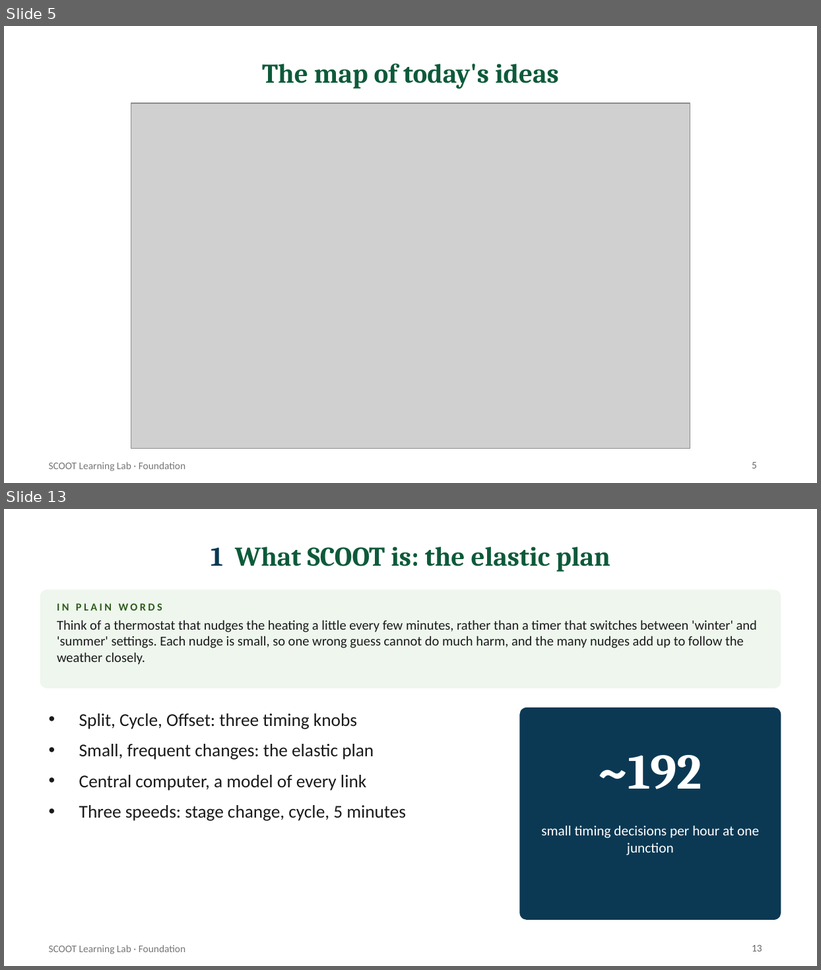
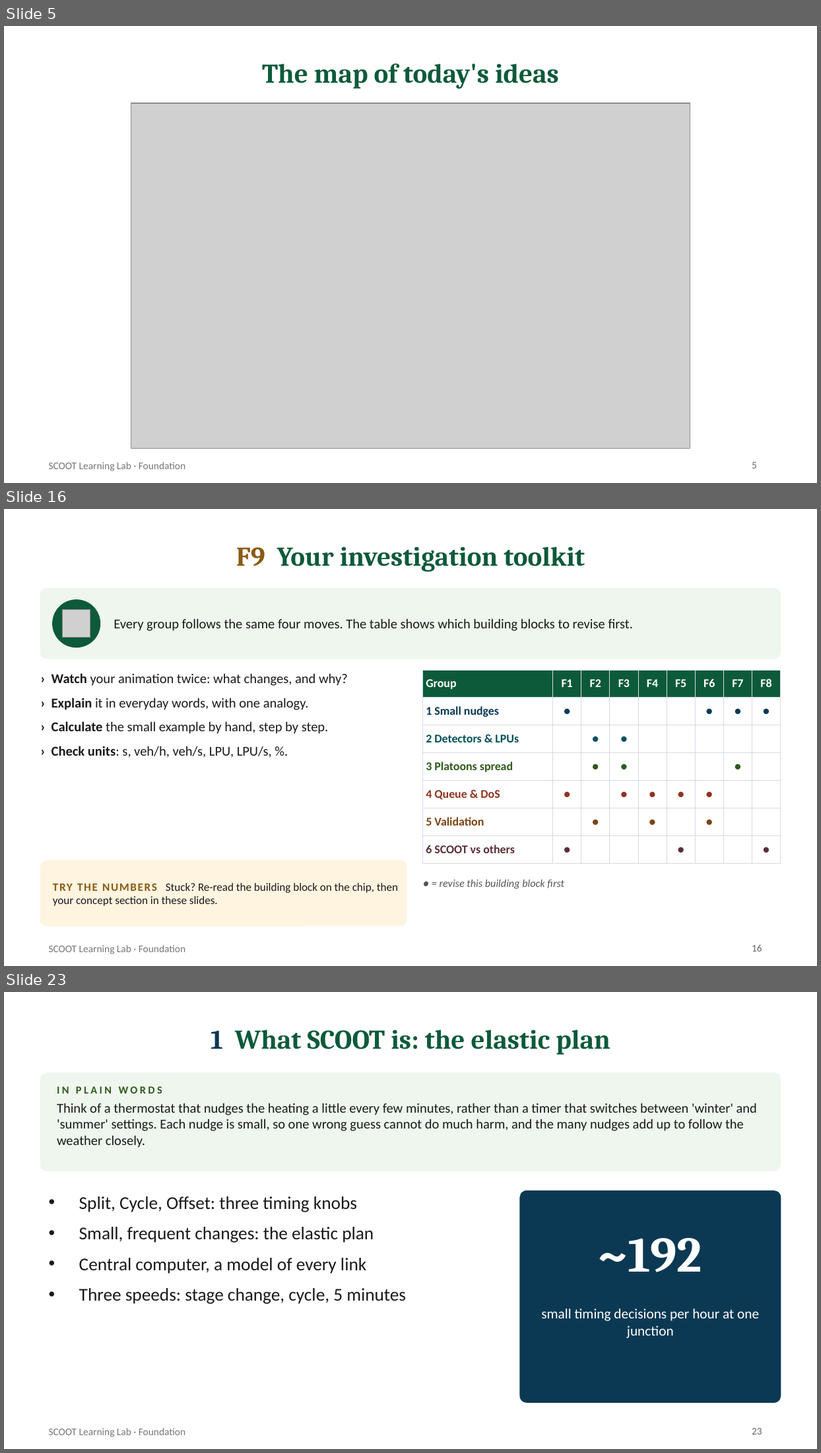
Before and after one commit to smrahmanbd/scoot-learning-lab, a slide deck: docs/materials/SCOOT_Foundation_Presentation.pptx. Shown one above the other, each under a label of ours: slides 5 and 13 before the commit, slides 5, 16 and 23 after it; the slides between them are not shown. The pictures are 821x970 and 821x1453 pixels, drawn with LibreOffice and Linux fonts; fonts in the diff are those of the drawing; grey boxes stand for pictures. Boxes give left, top, right and bottom in pixels: in the first picture for what was removed or moved away, otherwise in the second. Text is boxed around its words. In the diff, an @@ line names an element or a change of style, - is before the commit and + after.

Commit message:
Foundation deck: add nine fundamentals slides (F1-F9) for all groups

```diff
--- a/docs/materials/SCOOT_Foundation_Presentation.pptx
+++ b/docs/materials/SCOOT_Foundation_Presentation.pptx
@@ slide 16 added at [4, 509, 817, 966], background #FFFFFF; not listed: 1 template element that a slide beside it also shows @@
@@ title added at [236, 547, 585, 572], 24 pt, text #0D5A3A, bold @@
+F9 Your investigation toolkit
@@ rounded rectangle added at [40, 589, 781, 659], fill #EEF6EE, outline #EEF6EE 1 pt @@
@@ ellipse added at [53, 600, 100, 647], fill #0D5A3A, outline #0D5A3A 1 pt @@
@@ picture added at [63, 610, 90, 638] @@
@@ text added at [114, 619, 633, 631], 12 pt, text #1A1A1A @@
+Every group follows the same four moves. The table shows which building blocks to revise first.
@@ text added at [52, 673, 348, 758], 12 pt, text #1A1A1A @@
+› Watch your animation twice: what changes, and why?
+› Explain it in everyday words, with one analogy.
+› Calculate the small example by hand, step by step.
+› Check units: s, veh/h, veh/s, LPU, LPU/s, %.
@@ table added at [422, 670, 781, 856], 7 rows, 9 columns @@
+Group | F1 | F2 | F3 | F4 | F5 | F6 | F7 | F8
+1 Small nudges | ● |  |  |  |  | ● | ● | ●
+2 Detectors & LPUs |  | ● | ● |  |  |  |  | 
+3 Platoons spread |  | ● | ● |  |  |  | ● | 
+4 Queue & DoS | ● |  | ● | ● | ● | ● |  | 
+5 Validation |  | ● |  | ● |  | ● |  | 
+6 SCOOT vs others | ● |  |  |  | ● |  |  | ●
@@ rounded rectangle added at [40, 861, 407, 926], fill #FFF4E0, outline #FFF4E0 1 pt @@
@@ text added at [53, 883, 398, 906], 10 pt, text #1A1A1A @@
+TRY THE NUMBERS Stuck? Re-read the building block on the chip, then your concept section in these slides.
@@ text added at [440, 879, 564, 889], 9.5 pt, text #555555, italic @@
+● = revise this building block first
@@ page number added at [752, 945, 762, 952], 9 pt, text #666666 @@
+16
@@ what was slide 13 is now slide 23 @@
@@ page number at [752, 1428, 762, 1435]: text changed @@
-13
+23
```
Also in this commit, not shown: 12 slides changed, 9 other slides added, 1 other file.
